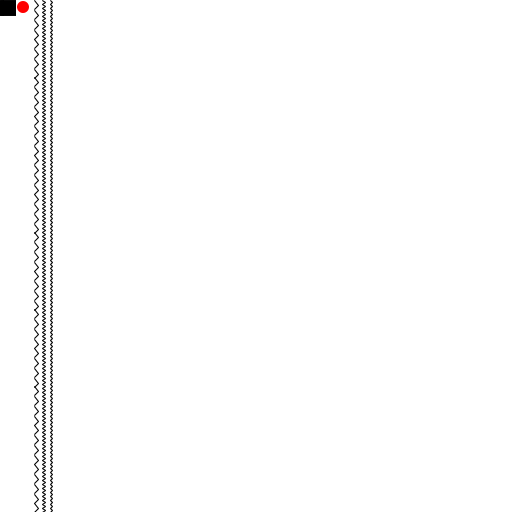
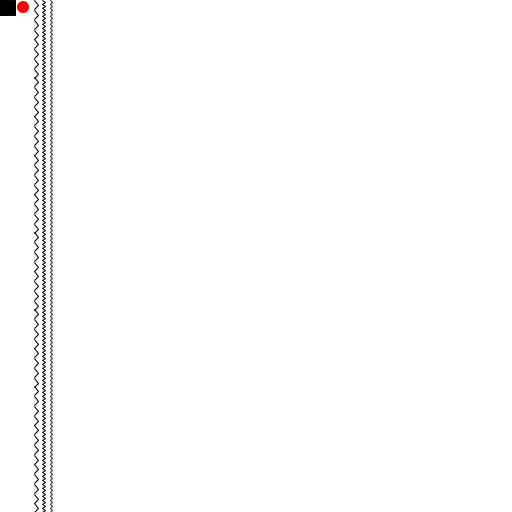
Two versions of the same layered image (512px x 512px). Layer-by-layer changes:
painted on "Line 1 copy 10" over [left=50, top=0, right=53, bottom=257]
removed layer "Line 1 copy 9" over [left=50, top=0, right=53, bottom=257]
